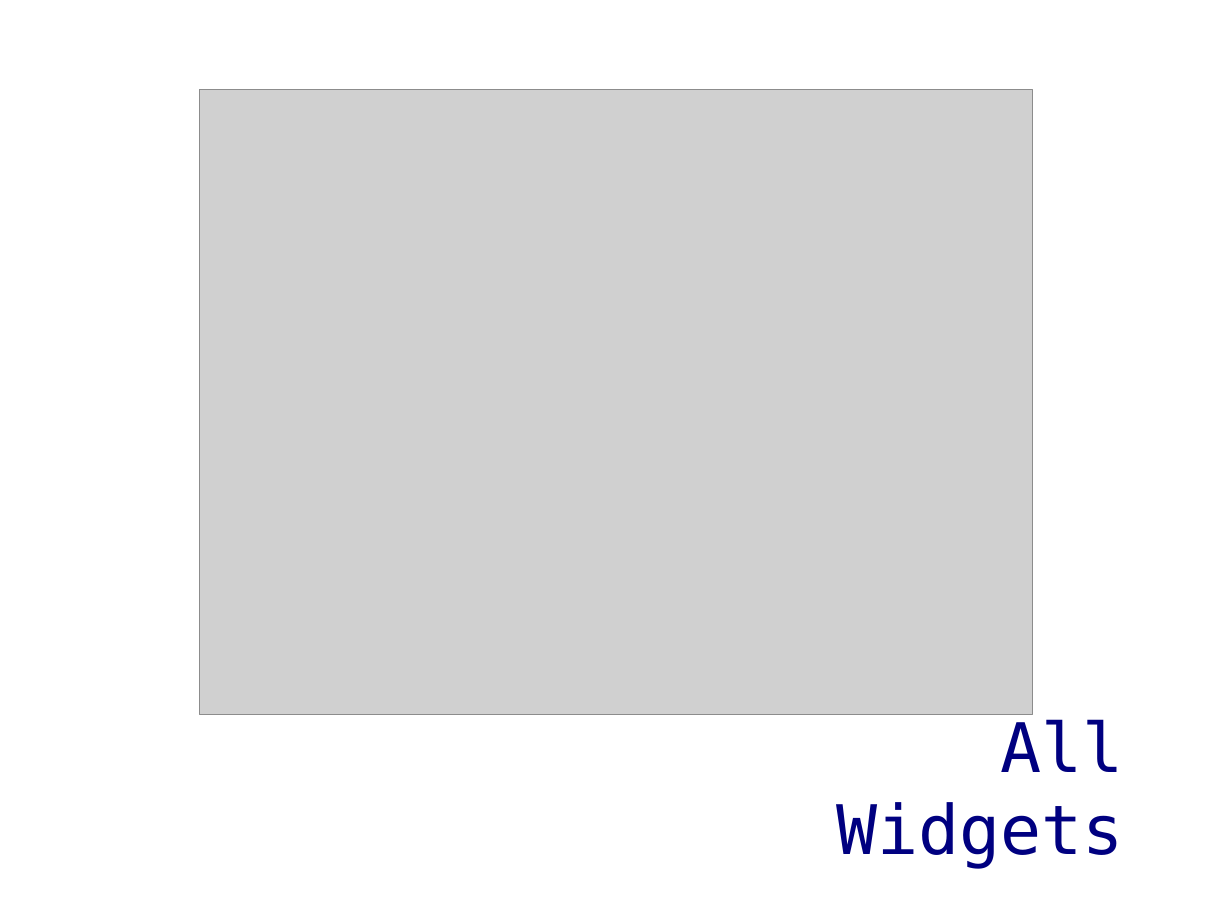
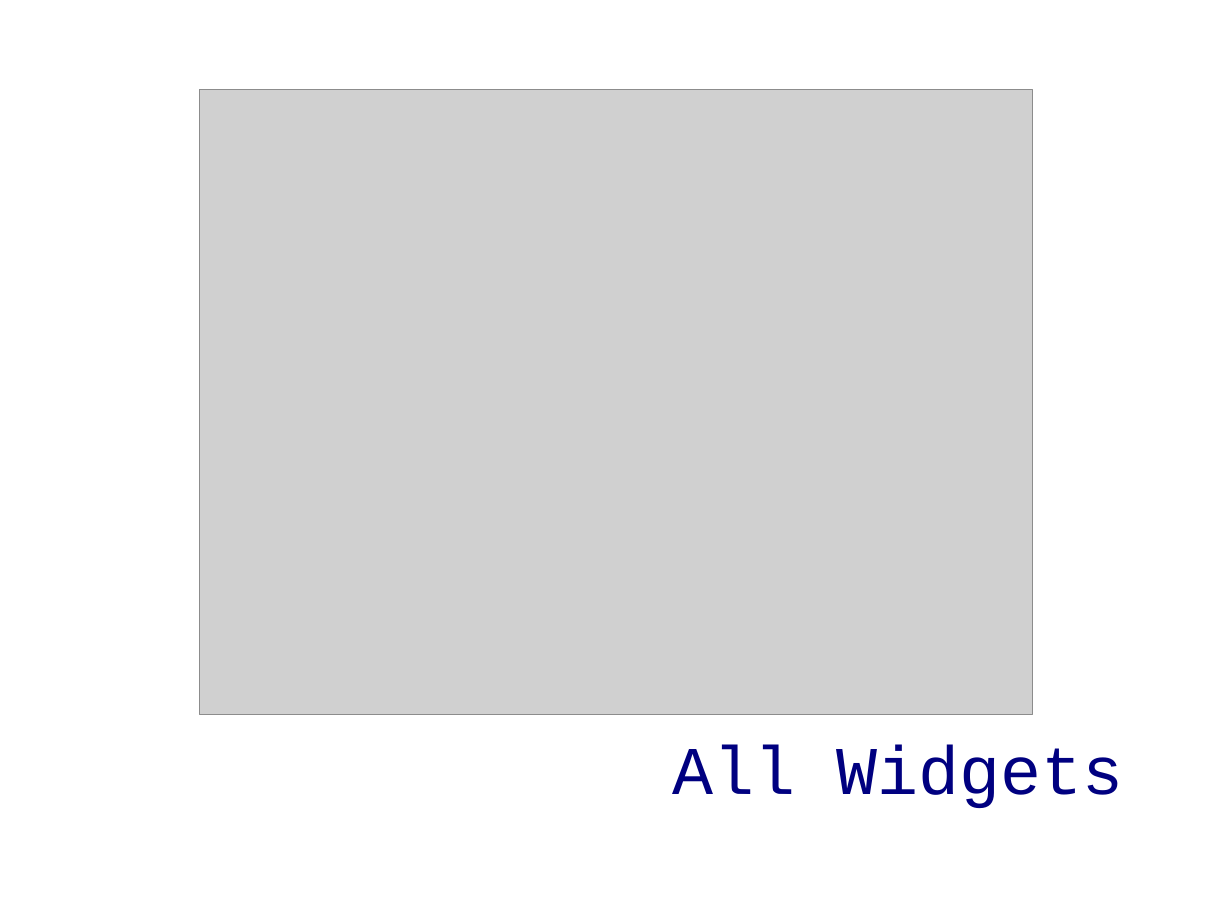
Before and after one commit to ddyngrp/bcit-courses, a slide deck: slide 9 of reports/presentation/spry_presentation.odp. Drawn at 1232x924 pixels with LibreOffice and Linux fonts; fonts in the diff are those of the drawing; grey boxes stand for pictures; background and template pictures are left out. Boxes give left, top, right and bottom in pixels: in the first picture for what was removed or moved away, otherwise in the second. Text is boxed around its words. In the diff, an @@ line names an element or a change of style, - is before the commit and + after.

Commit message:
Fixed fonts

```diff
--- a/reports/presentation/spry_presentation.odp
+++ b/reports/presentation/spry_presentation.odp
@@ text "All Widgets": place and size @@
-text "All Widgets" at box(836, 719, 1124, 868)
+text "All Widgets" at box(673, 744, 1124, 808)
@@ text "All Widgets" at box(673, 744, 1124, 808): font DejaVu Sans Mono to Courier New @@
```
Also in this commit, not shown: 13 other slides changed.
